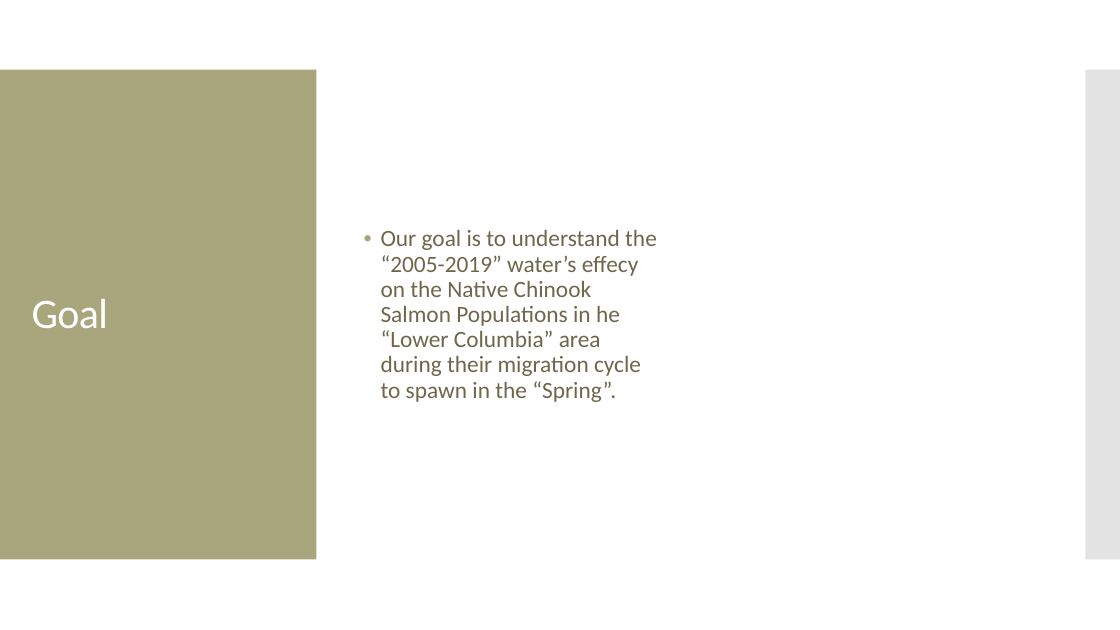
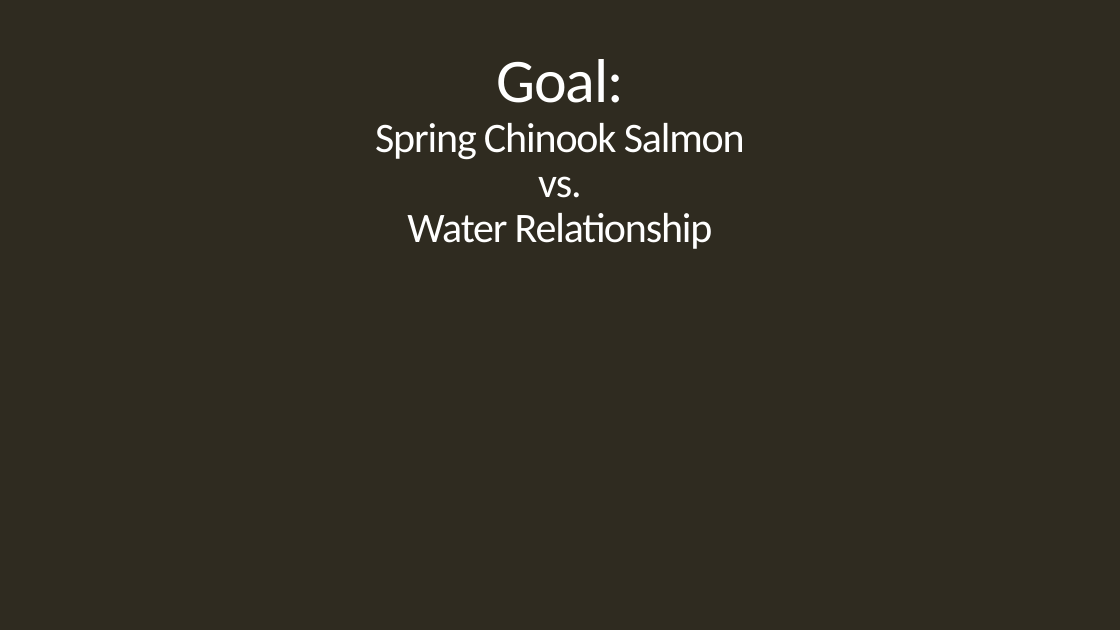
Before and after one commit to jayhjman/bootcamp-project1, a slide deck: slide 3 of Spring Chinook Salmon in the Portland Metro Area.pptx. Drawn at 1120x630 pixels with LibreOffice and Linux fonts; fonts in the diff are those of the drawing; background and template pictures are left out. Boxes give left, top, right and bottom in pixels: in the first picture for what was removed or moved away, otherwise in the second. Text is boxed around its words. In the diff, an @@ line names an element or a change of style, - is before the commit and + after.

Commit message:
ppt added

```diff
--- a/Spring Chinook Salmon in the Portland Metro Area.pptx
+++ b/Spring Chinook Salmon in the Portland Metro Area.pptx
@@ background #FFFFFF to picture (left out) @@
@@ rectangle added at bbox=[0, 0, 1120, 630], fill #2F2B20 @@
@@ title "Goal: Spring Chinook Salmon vs. ..." at bbox=[375, 59, 745, 249]: vertical alignment middle to bottom @@
@@ title at bbox=[375, 59, 745, 249]: text changed @@
-Goal
+Goal:
+Spring Chinook Salmon
+vs.
+Water Relationship
@@ rectangle added at bbox=[0, 70, 840, 560], fill #A9A57C @@
@@ rectangle added at bbox=[852, 70, 1120, 560], fill #C8C8C8 at 50% opacity @@
@@ text removed at bbox=[381, 230, 657, 402] @@
-• Our goal is to understand the “2005-2019” water’s effecy on the Native Chinook Salmon Populations in he “Lower Columbia” area during their migration cycle to spawn in the “Spring”.
```
Also in this commit, not shown: 3 other slides changed, 2 slides added, 2 slides removed.
